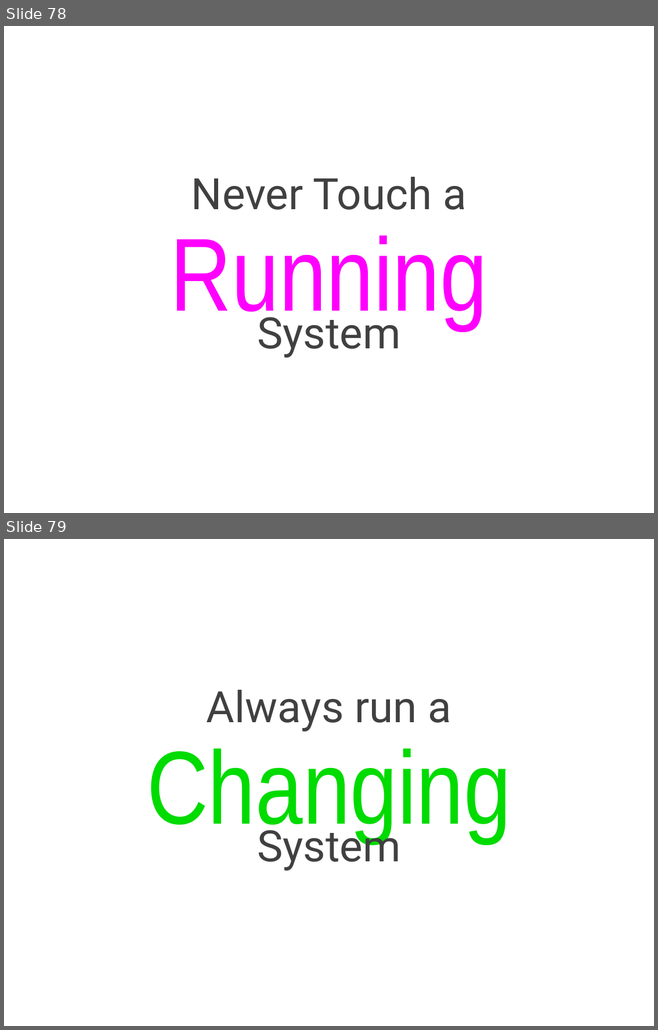
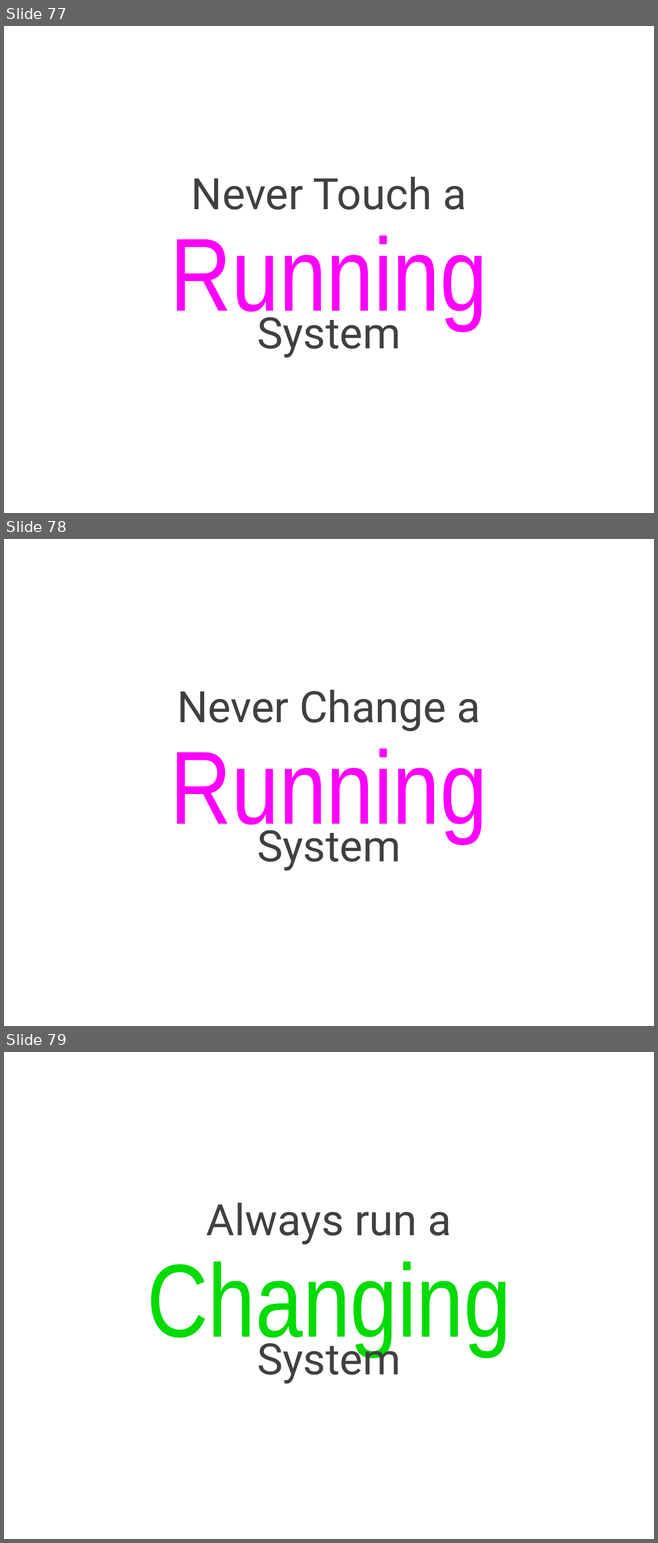
Before and after one commit to cessor/empathiccode, a slide deck: EmpathicCode.pptx. Shown one above the other, each under a label of ours: slides 78 and 79 before the commit, slides 77, 78 and 79 after it. The pictures are 658x1030 and 658x1543 pixels, drawn with LibreOffice and Linux fonts; fonts in the diff are those of the drawing. Boxes give left, top, right and bottom in pixels: in the first picture for what was removed or moved away, otherwise in the second. Text is boxed around its words. In the diff, an @@ line names an element or a change of style, - is before the commit and + after.

```diff
--- a/EmpathicCode.pptx
+++ b/EmpathicCode.pptx
@@ slide 78 added at bbox=[4, 539, 654, 1026], background #FFFFFF @@
@@ text added at bbox=[177, 690, 481, 732], 48 pt, text #404040 @@
+Never Change a
@@ title added at bbox=[170, 748, 487, 842], 115 pt, text #FF00FF @@
+Running
@@ text added at bbox=[257, 821, 400, 871], 48 pt, text #404040 @@
+System
@@ what was slide 78 is now slide 77 @@
```
Also in this commit, not shown: 2 slides changed, 1 slide removed.
